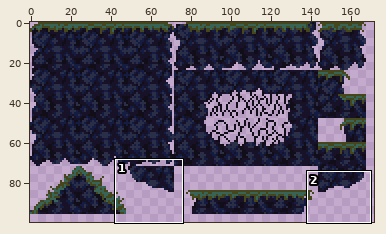
Edited in one commit: sprite sheet (Assets/Art/Sprites/Ground - Larger.png). The first picture is a wide view before the edit; the outline marks the close-up.
Close-up. As it was:
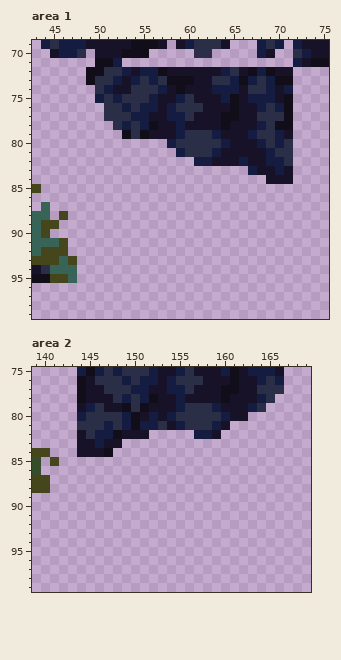
The file is 192x120 pixels. Shown: area 1: x 43..75, y 69..99; area 2: x 139..169, y 75..99. The wide view leaves out empty margins.
After the commit:
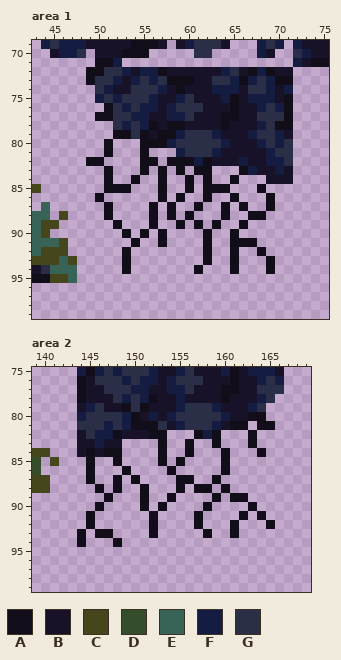
Palette (. is transparent): A #110e19  B #171227  C #45461c  D #364d2c  E #386357  F #151c42  G #2a2e47
Message: Fixed small mistake on a ground tile
Change:
Changed rows in their new state; - is an unchanged pixel.
Area 1:
first column x 49:
 76 --A------------------
 77 -AA------------------
 78 ---------AA----------
 79 ---A----AA-----------
 80 --A---AAA------------
 81 --A---A--------------
 82 AA----AA-AAA-A-------
 83 --A---A-A-A-AA---A---
 84 --A--A--A--A-A--A----
 85 --AAA---A--A-AAA---A-
 86 -A------A-A--A--A---A
 87 --A----A-A--A--A-A--A
 88 --A----A-A-A---A--AA-
 89 ---A---A--A-A-A--A---
 90 ----A-A-A----A--A----
 91 -----A--A----A--AAA--
 92 ----A--------A--A--A-
 93 ----A--------A--A---A
 94 ----A-------A---A---A
Area 2:
first column x 144:
 80 -------------------AA-
 81 -------AA--------AA-AA
 82 --------AA---A-A---A--
 83 ---------A--A--A---A--
 84 -A--A----A--A---A---A-
 85 -A--A----A-A----A-----
 86 -A---A----A-----A-----
 87 -A--A-A----AA--A------
 88 --A-A--A---A-AA-A-----
 89 ---A---A--A----A-AA---
 90 --A----A-A----A----A--
 91 -A------A----A----A-A-
 92 -A------A----A---A---A
 93 A-AA----A-----A--A----
 94 A---A-----------------
